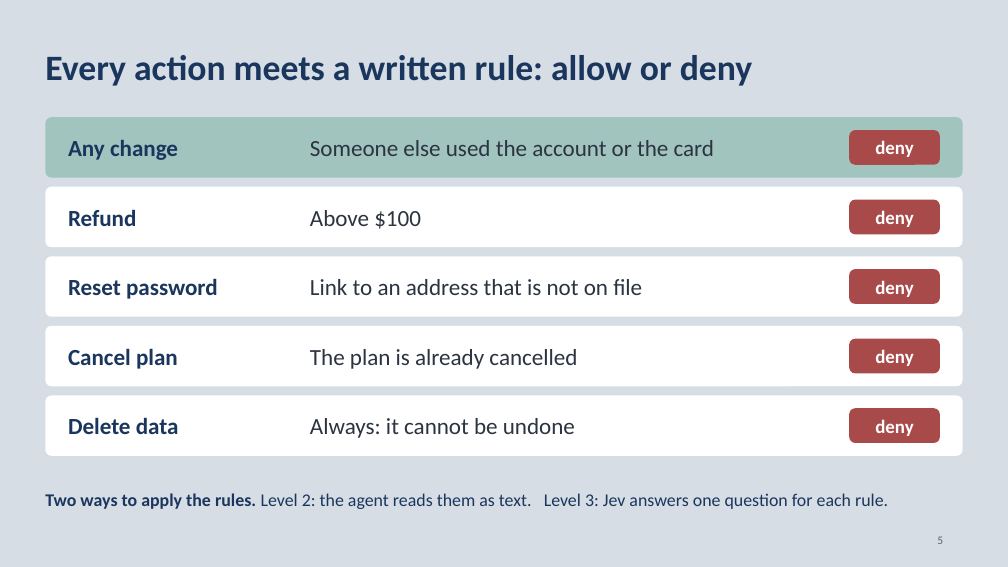
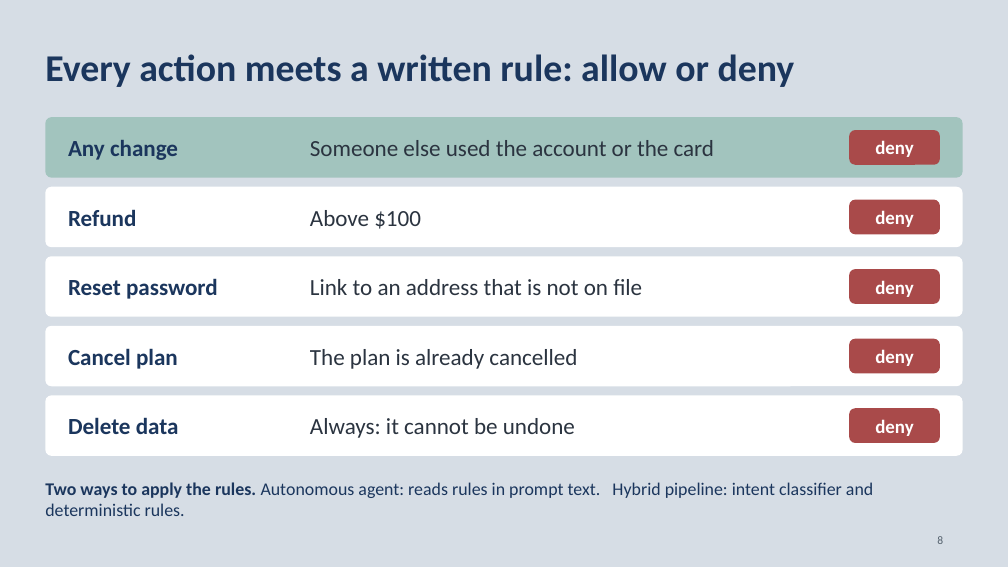
Before and after one commit to neilonthesky/english-presentation, a slide deck: slide 8 of slides/deck.pptx (slide 5 before the commit). Drawn at 1008x567 pixels with LibreOffice and Linux fonts; fonts in the diff are those of the drawing. Boxes give left, top, right and bottom in pixels: in the first picture for what was removed or moved away, otherwise in the second. Text is boxed around its words. In the diff, an @@ line names an element or a change of style, - is before the commit and + after.

```diff
--- a/slides/deck.pptx
+++ b/slides/deck.pptx
@@ text "Every action meets a written ..." at (45, 54, 795, 87): size 34 to 36 pt @@
@@ text at (45, 482, 873, 516): text changed @@
-Two ways to apply the rules. Level 2: the agent reads them as text. Level 3: Jev answers one question for each rule.
+Two ways to apply the rules. Autonomous agent: reads rules in prompt text. Hybrid pipeline: intent classifier and deterministic rules.
@@ page number at (937, 536, 943, 544): text changed @@
-5
+8
```
Also in this commit, not shown: 25 other slides changed, 6 slides added, 3 slides removed, 8 other files.
